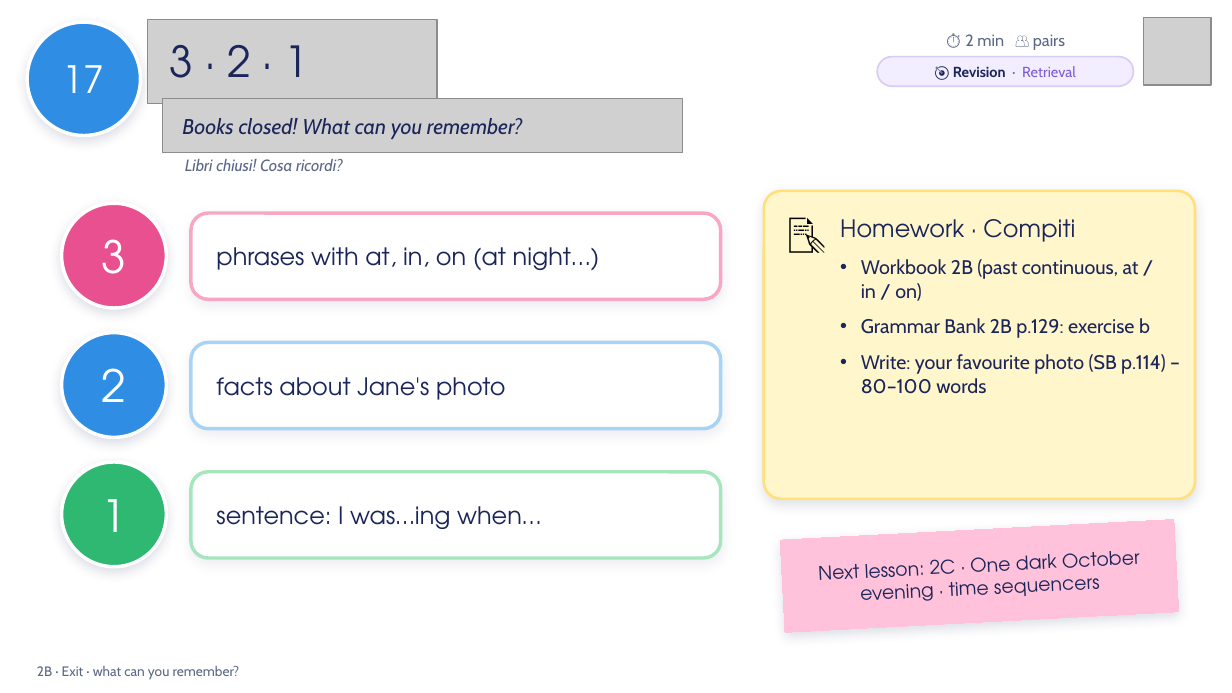
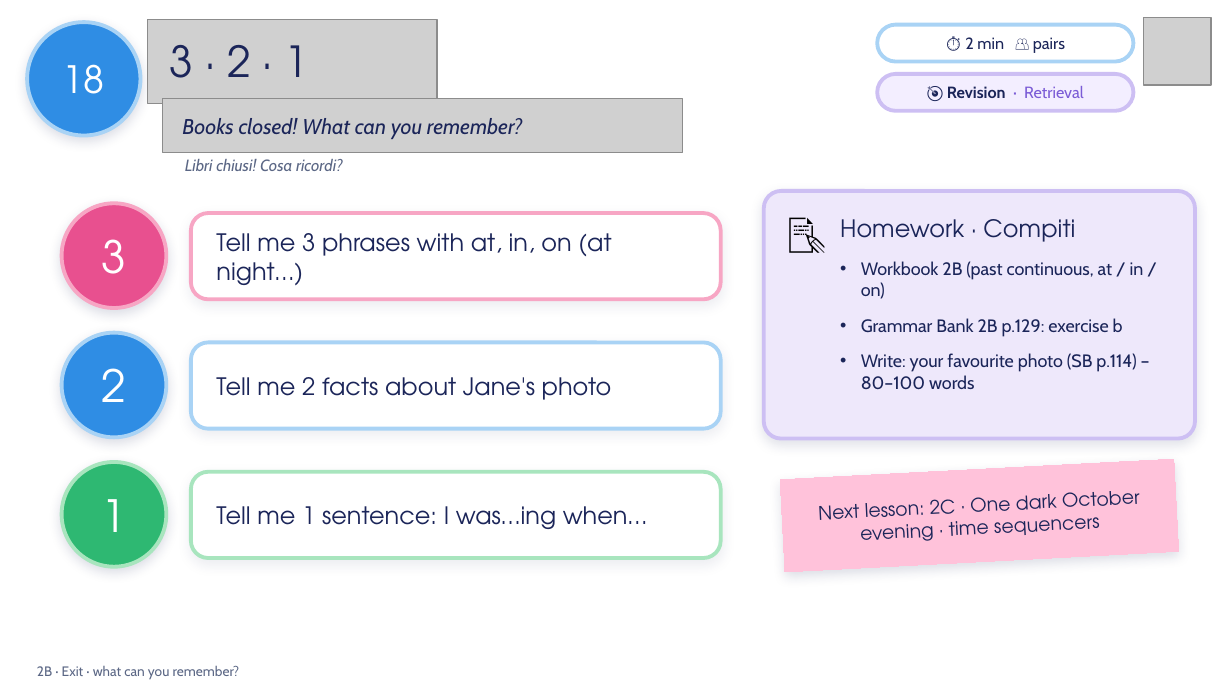
Before and after one commit to londonlanguageschool/Bagheria-, a slide deck: slide 18 of materials/A2/A2_2B_Thats_me_in_the_picture_v3.pptx (slide 17 before the commit). Drawn at 1232x693 pixels with LibreOffice and Linux fonts; fonts in the diff are those of the drawing; grey boxes stand for pictures; background and template pictures are left out. Boxes give left, top, right and bottom in pixels: in the first picture for what was removed or moved away, otherwise in the second. Text is boxed around its words. In the diff, an @@ line names an element or a change of style, - is before the commit and + after.

```diff
--- a/materials/A2/A2_2B_Thats_me_in_the_picture_v3.pptx
+++ b/materials/A2/A2_2B_Thats_me_in_the_picture_v3.pptx
@@ ellipse "18" at bbox=[27, 22, 140, 136]: outline #FFFFFF 2 pt to #A9D3F5 2.25 pt @@
@@ rounded rectangle "⏱ 2 min 👥 pairs": place and size @@
-rounded rectangle "⏱ 2 min 👥 pairs" at bbox=[965, 34, 1065, 50]
+rounded rectangle "⏱ 2 min 👥 pairs" at bbox=[877, 25, 1133, 62]
@@ rounded rectangle "⏱ 2 min 👥 pairs" at bbox=[877, 25, 1133, 62]: text colour #5B6785 to #1B2559; fill none to #FFFFFF; outline none to #A9D3F5 2.25 pt @@
@@ text in ellipse at bbox=[63, 64, 105, 94]: text changed @@
-17
+18
@@ rounded rectangle "🎯 Revision · Retrieval": place and size @@
-rounded rectangle "🎯 Revision · Retrieval" at bbox=[877, 57, 1133, 86]
+rounded rectangle "🎯 Revision · Retrieval" at bbox=[877, 74, 1133, 111]
@@ rounded rectangle "🎯 Revision · Retrieval" at bbox=[877, 74, 1133, 111]: size 8.5 to 9.5 pt; outline #D9CCF5 1 pt to #CDBFF3 2.25 pt; proportions changed @@
@@ ellipse "3" at bbox=[62, 203, 166, 308]: outline #FFFFFF 2 pt to #F7A6C4 2.25 pt @@
@@ rounded rectangle: place and size @@
-rounded rectangle at bbox=[764, 191, 1195, 499]
+rounded rectangle at bbox=[764, 191, 1195, 439]
@@ rounded rectangle at bbox=[764, 191, 1195, 439]: fill #FFF6CC to #EEE8FB; outline #FFE07A 1.5 pt to #CDBFF3 2.25 pt; proportions changed @@
@@ rounded rectangle "Tell me 3 phrases with ..." at bbox=[191, 213, 721, 299]: outline #F7A6C4 2 pt to #F7A6C4 2.25 pt @@
@@ text in rounded rectangle at bbox=[216, 233, 611, 285]: text changed @@
-phrases with at, in, on (at night…)
+Tell me 3 phrases with at, in, on (at night…)
@@ text "Workbook 2B (past continuous, at ..." at bbox=[861, 261, 1144, 390]: size 11.5 to 10.5 pt; more space between paragraphs @@
@@ ellipse "2" at bbox=[62, 333, 166, 437]: outline #FFFFFF 2 pt to #A9D3F5 2.25 pt @@
@@ rounded rectangle "Tell me 2 facts about ..." at bbox=[191, 342, 721, 429]: outline #A9D3F5 2 pt to #A9D3F5 2.25 pt @@
@@ text in rounded rectangle at bbox=[216, 377, 611, 400]: text changed @@
-facts about Jane's photo
+Tell me 2 facts about Jane's photo
@@ ellipse "1" at bbox=[62, 462, 166, 567]: outline #FFFFFF 2 pt to #A8E5BE 2.25 pt @@
@@ rounded rectangle "Tell me 1 sentence: I ..." at bbox=[191, 472, 721, 558]: outline #A8E5BE 2 pt to #A8E5BE 2.25 pt @@
@@ rectangle "Next lesson: 2C · One ...": place and size @@
-rectangle "Next lesson: 2C · One ..." at bbox=[780, 520, 1179, 632]
+rectangle "Next lesson: 2C · One ..." at bbox=[780, 459, 1179, 572]
@@ text in rounded rectangle at bbox=[216, 506, 647, 529]: text changed @@
-sentence: I was…ing when…
+Tell me 1 sentence: I was…ing when…
```
Also in this commit, not shown: 17 other slides changed, 3 slides added, 1 slide removed, 24 other files.
